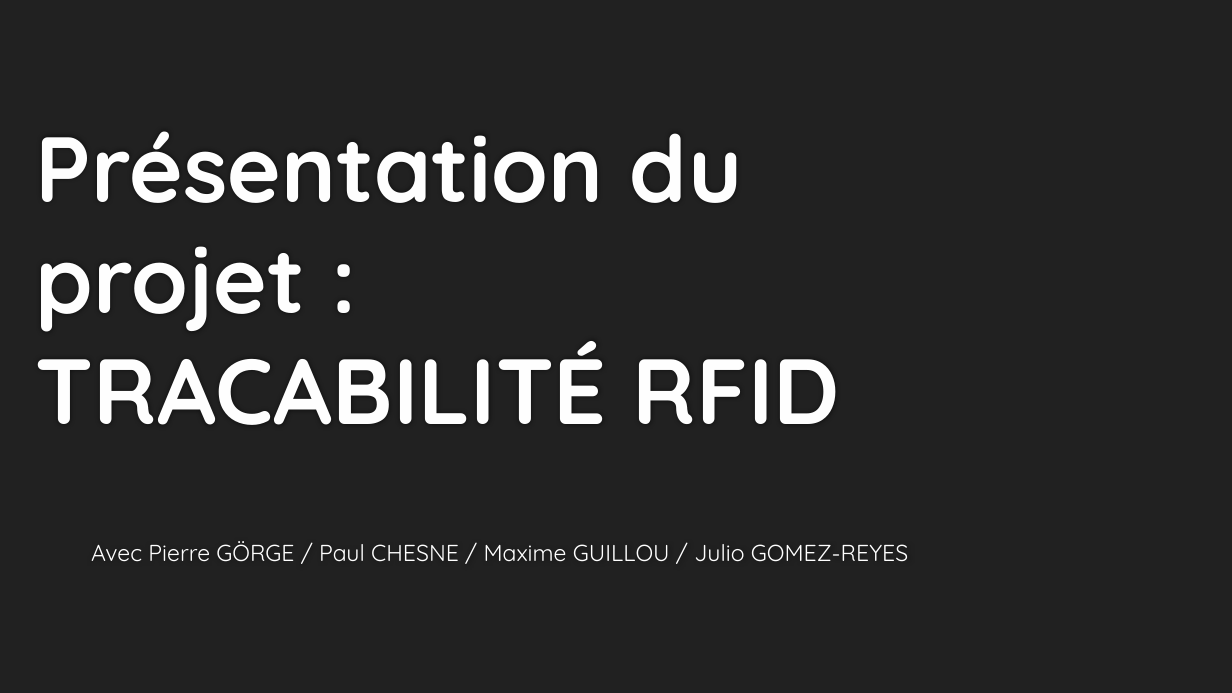
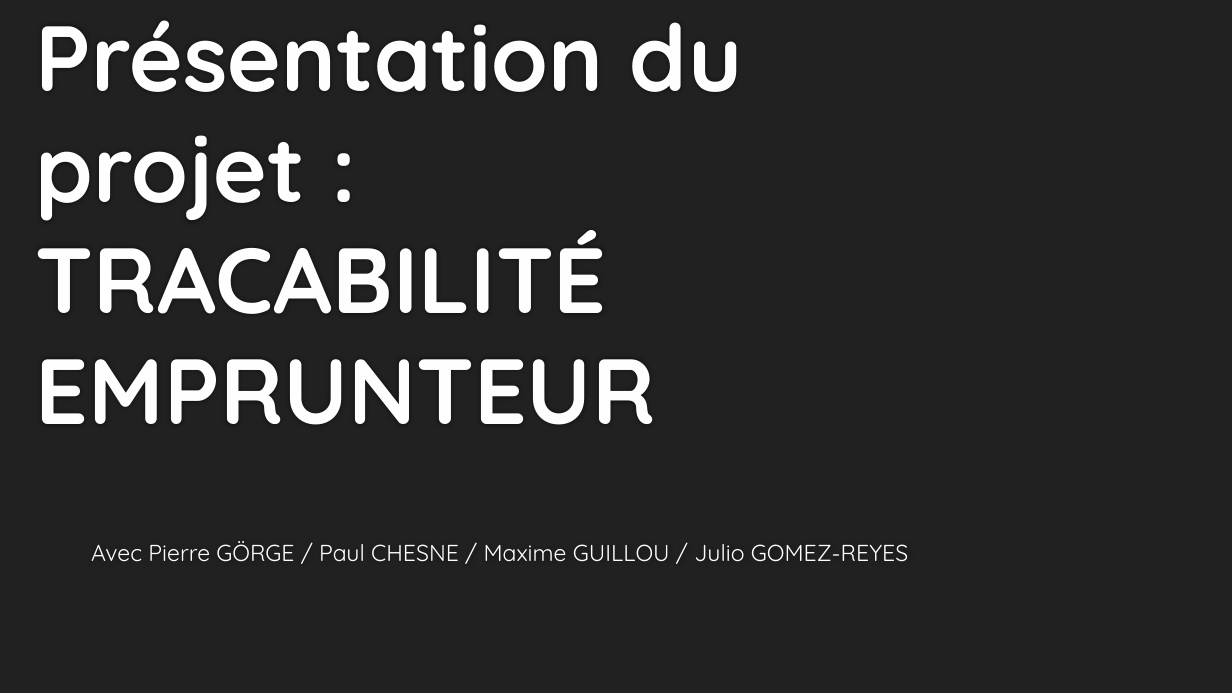
Before and after one commit to Wyrrain/Projet_Bts, a slide deck: slide 1 of Revue n1/Presentation du projet SFL2 (Pierre).pptx. Drawn at 1232x693 pixels with LibreOffice and Linux fonts; fonts in the diff are those of the drawing; background and template pictures are left out. Boxes give left, top, right and bottom in pixels: in the first picture for what was removed or moved away, otherwise in the second. Text is boxed around its words. In the diff, an @@ line names an element or a change of style, - is before the commit and + after.

```diff
--- a/Revue n1/Presentation du projet SFL2 (Pierre).pptx
+++ b/Revue n1/Presentation du projet SFL2 (Pierre).pptx
@@ title at [36, 20, 742, 425]: text changed @@
-Présentation du projet :
-TRACABILITÉ RFID
+Présentation du projet :
+TRACABILITÉ EMPRUNTEUR
```
Also in this commit, not shown: 2 slides removed, 3 other files.
